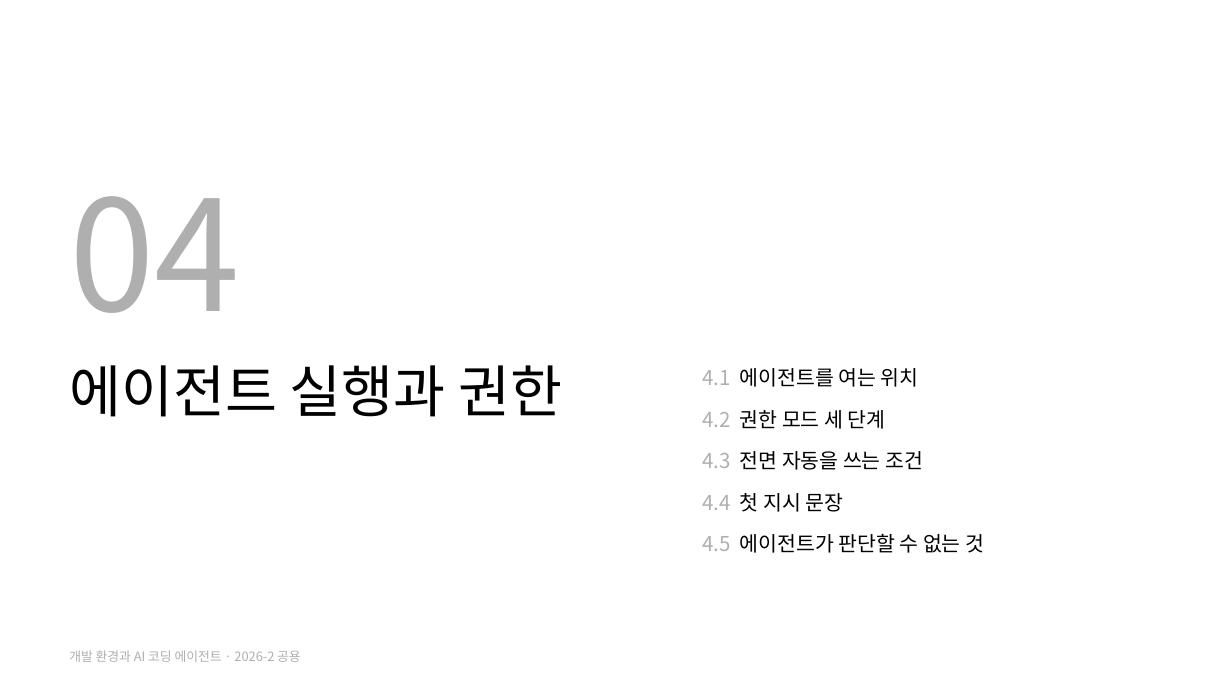
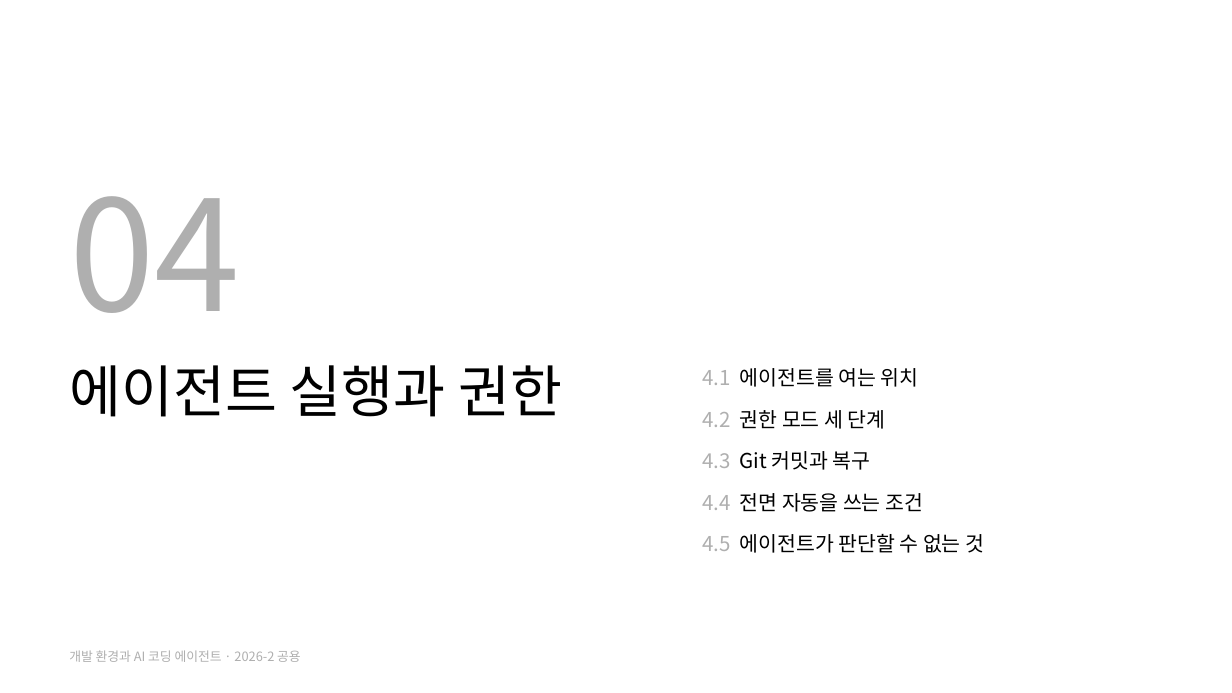
Before and after one commit to jihoyeo/ai-mobility, a slide deck: slide 18 of slides/common/dev_env.pptx (slide 17 before the commit). Drawn at 1232x693 pixels with LibreOffice and Linux fonts; fonts in the diff are those of the drawing. Boxes give left, top, right and bottom in pixels: in the first picture for what was removed or moved away, otherwise in the second. Text is boxed around its words. In the diff, an @@ line names an element or a change of style, - is before the commit and + after.

```diff
--- a/slides/common/dev_env.pptx
+++ b/slides/common/dev_env.pptx
@@ text at (702,451,923,512): text changed @@
-4.3 전면 자동을 쓰는 조건
-4.4 첫 지시 문장
+4.3 Git 커밋과 복구
+4.4 전면 자동을 쓰는 조건
```
Also in this commit, not shown: 15 other slides changed, 1 slide added, 1 slide removed, 2 other files.
